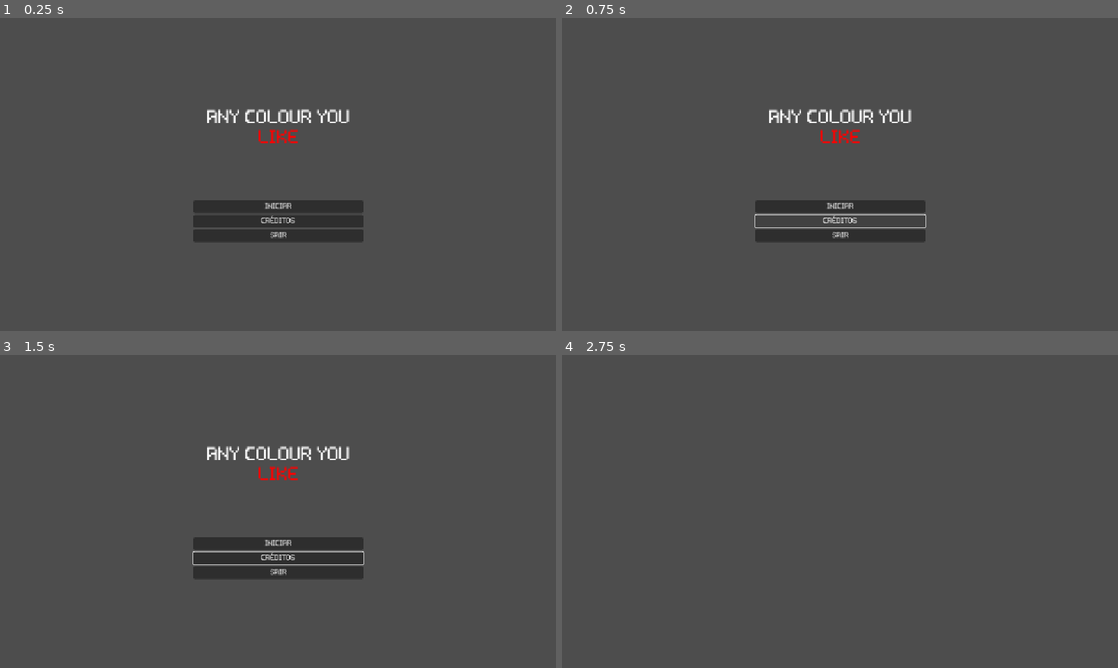
Above: before the commit, frames 1-4 (two rows, left to right).
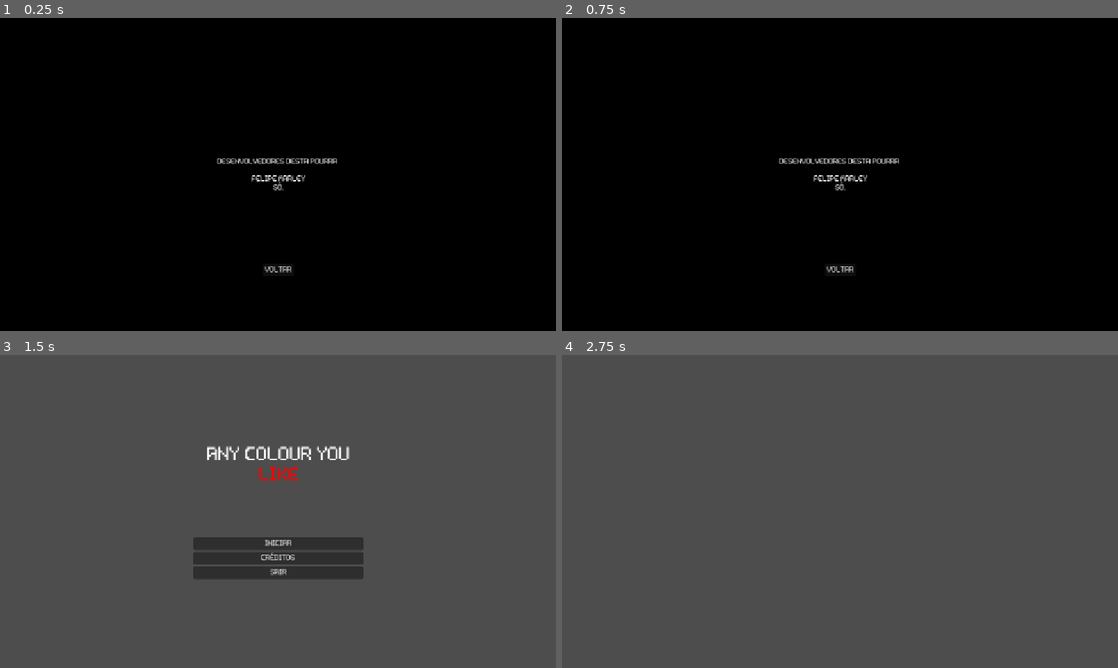
Above: after the commit, the same moments.

Repository: felipemarley/any_colour_you_like
Game: Godot game, scene res://scenes/main_menu.tscn
Two runs of this game, one before a commit and one after it. Both use one fixed random seed, a clock stepped at 60 frames per second and the inputs below.
Inputs (mouse positions are in pixels of both pictures, inside the frame that each line leads up to):
- Up to frame 1 (0.25 s): no input
- Up to frame 2 (0.75 s): click "CRÉDITOS" at 0.5 s
- Up to frame 3 (1.5 s): click (278, 605) at 1.25 s, where only the run after the commit has a clickable "VOLTAR"
- Up to frame 4 (2.75 s): click "INICIAR" at 2 s

The runs differ from the first frame. In frame 1, 100% of the frame differs, in the area x 0-100%, y 0-100%; in frame 2, 100%; in frame 3, 0.3%; in frame 4, nothing differs.

Commit message:
finalizado: botoes menu

Diff:
--- a/scenes/main_menu.tscn
+++ b/scenes/main_menu.tscn
@@ -51,5 +51,49 @@
 layout_mode = 2
 text = "SAIR"
 
+[node name="creditos" type="ColorRect" parent="."]
+layout_mode = 1
+anchors_preset = 15
+anchor_right = 1.0
+anchor_bottom = 1.0
+grow_horizontal = 2
+grow_vertical = 2
+color = Color(0, 0, 0, 1)
+
+[node name="texto_creditos" type="RichTextLabel" parent="creditos"]
+layout_mode = 1
+anchors_preset = 14
+anchor_top = 0.5
+anchor_right = 1.0
+anchor_bottom = 0.5
+offset_top = -34.0
+offset_bottom = 34.0
+grow_horizontal = 2
+grow_vertical = 2
+bbcode_enabled = true
+text = "DESENVOLVEDORES DESTA POURRA
+
+FELIPE MARLEY
+SÓ."
+fit_content = true
+horizontal_alignment = 1
+
+[node name="voltar" type="Button" parent="creditos"]
+layout_mode = 1
+anchors_preset = 7
+anchor_left = 0.5
+anchor_top = 1.0
+anchor_right = 0.5
+anchor_bottom = 1.0
+offset_left = -31.0
+offset_top = -139.0
+offset_right = 31.0
+offset_bottom = -114.0
+grow_horizontal = 2
+grow_vertical = 0
+text = "VOLTAR"
+
 [connection signal="pressed" from="MarginContainer/VBoxContainer/iniciar" to="." method="_on_iniciar_pressed"]
+[connection signal="pressed" from="MarginContainer/VBoxContainer/creditos" to="." method="_on_creditos_pressed"]
 [connection signal="pressed" from="MarginContainer/VBoxContainer/sair" to="." method="_on_sair_pressed"]
+[connection signal="pressed" from="creditos/voltar" to="." method="_on_voltar_pressed"]
--- a/scripts/main_menu.gd
+++ b/scripts/main_menu.gd
@@ -1,4 +1,5 @@
 extends Control
+@onready var creditos: ColorRect = $creditos
 
 
 func _on_sair_pressed() -> void:
@@ -7,3 +8,11 @@
 
 func _on_iniciar_pressed() -> void:
 	get_tree().change_scene_to_file("res://scenes/intro.tscn")
+
+
+func _on_creditos_pressed() -> void:
+	creditos.show()
+
+
+func _on_voltar_pressed() -> void:
+	creditos.hide()
